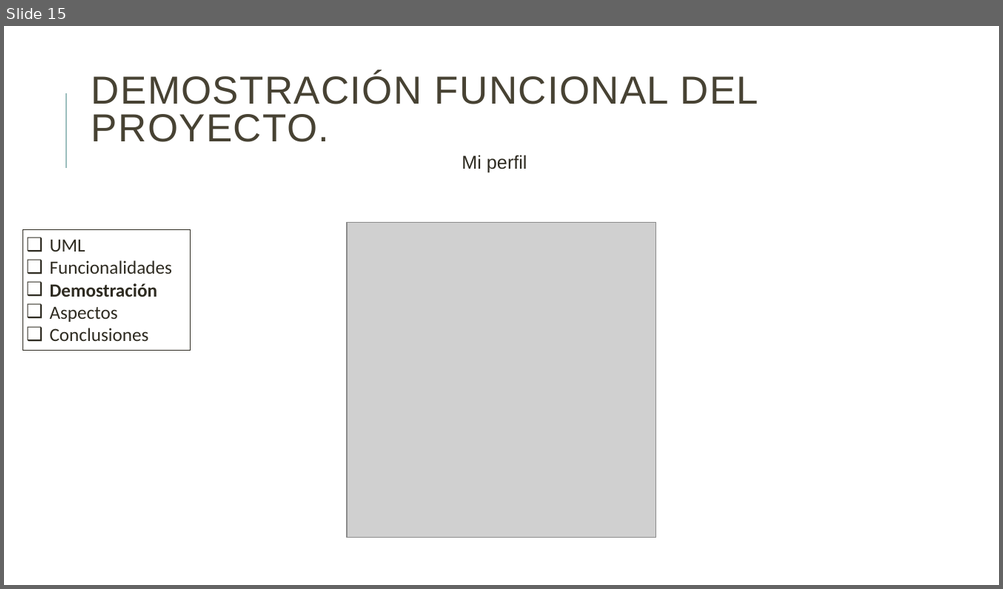
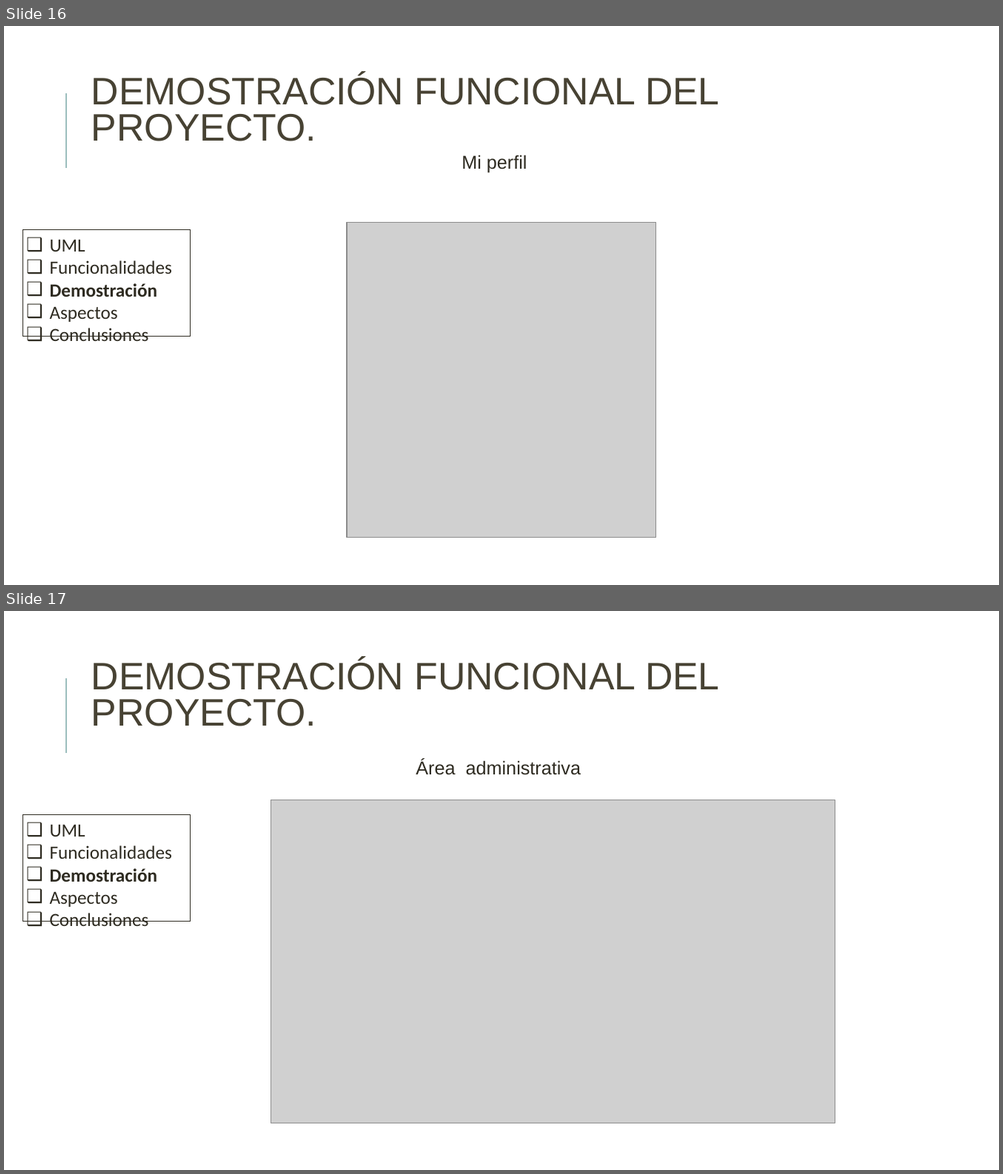
Before and after one commit to danielallhoff/M17-G4-AirDSS, a slide deck: AIRDSS.pptx. Shown one above the other, each under a label of ours: slide 15 before the commit, slides 16 and 17 after it. The pictures are 1003x589 and 1003x1174 pixels, drawn with LibreOffice and Linux fonts; fonts in the diff are those of the drawing; grey boxes stand for pictures. Boxes give left, top, right and bottom in pixels: in the first picture for what was removed or moved away, otherwise in the second. Text is boxed around its words. In the diff, an @@ line names an element or a change of style, - is before the commit and + after.

```diff
--- a/AIRDSS.pptx
+++ b/AIRDSS.pptx
@@ slide 17 added at (x1=4, y1=611, x2=999, y2=1170), background #FFFFFF; not listed: 1 template element that a slide beside it also shows @@
@@ title added at (x1=91, y1=658, x2=720, y2=726), 37 pt, text #474233 @@
+DEMOSTRACIÓN FUNCIONAL DEL PROYECTO.
@@ text added at (x1=415, y1=760, x2=580, y2=775), 18 pt, text #2E2B21 @@
+Área administrativa
@@ picture added at (x1=271, y1=800, x2=835, y2=1124) @@
@@ rectangle added at (x1=22, y1=815, x2=190, y2=921), outline #2E2B21 0.75 pt, 18 pt, text #2E2B21 @@
+❑ UML
+❑ Funcionalidades
+❑ Demostración
+❑ Aspectos
+❑ Conclusiones
@@ what was slide 15 is now slide 16 @@
@@ slide 16 changed as well @@
@@ title "DEMOSTRACIÓN FUNCIONAL DEL PROYECTO." at (x1=91, y1=73, x2=720, y2=141): size 37.8 to 37 pt, letter spacing 1 to 0 pt @@
@@ rectangle "UML" resized from (x1=22, y1=230, x2=190, y2=351) to (x1=22, y1=230, x2=190, y2=336) @@
```
Also in this commit, not shown: 19 other slides changed, 3 other slides added.
